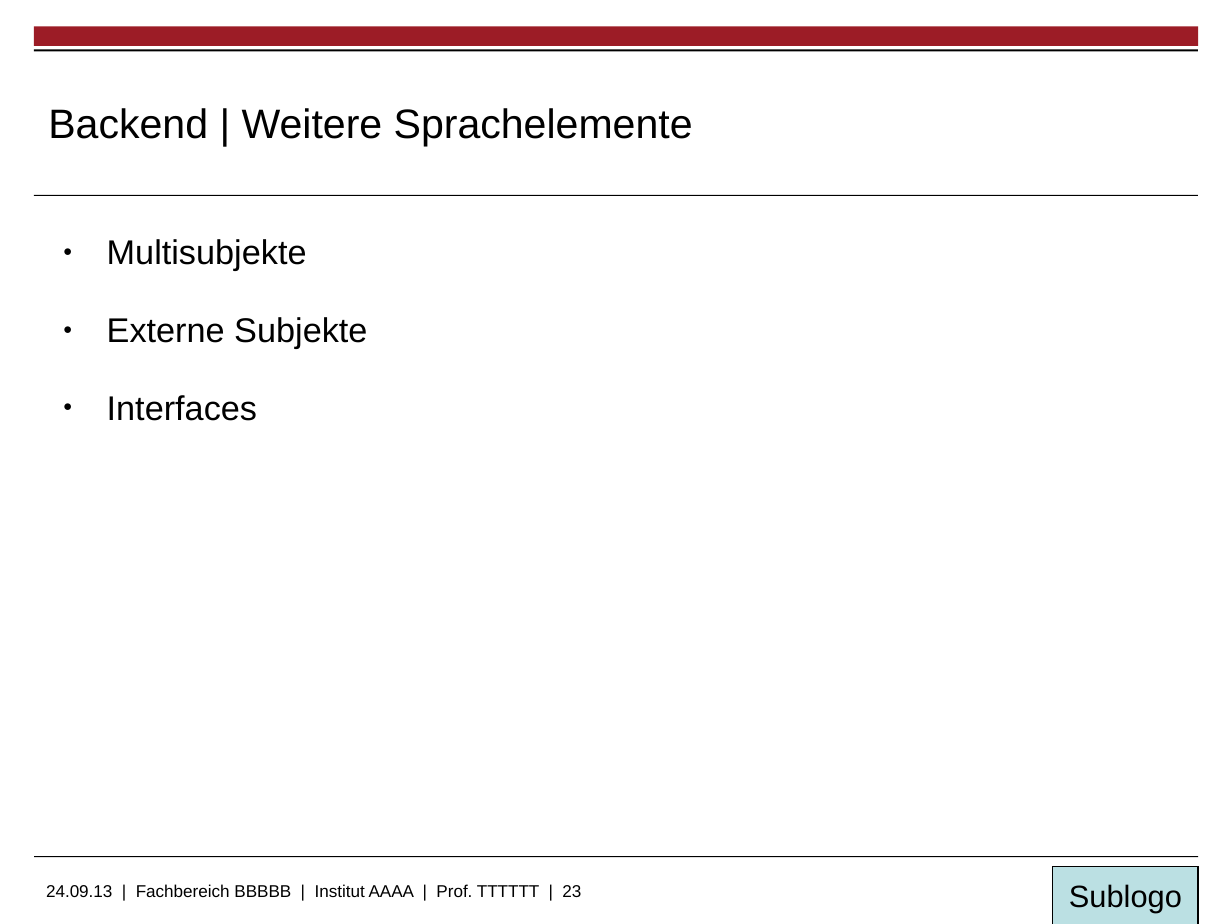
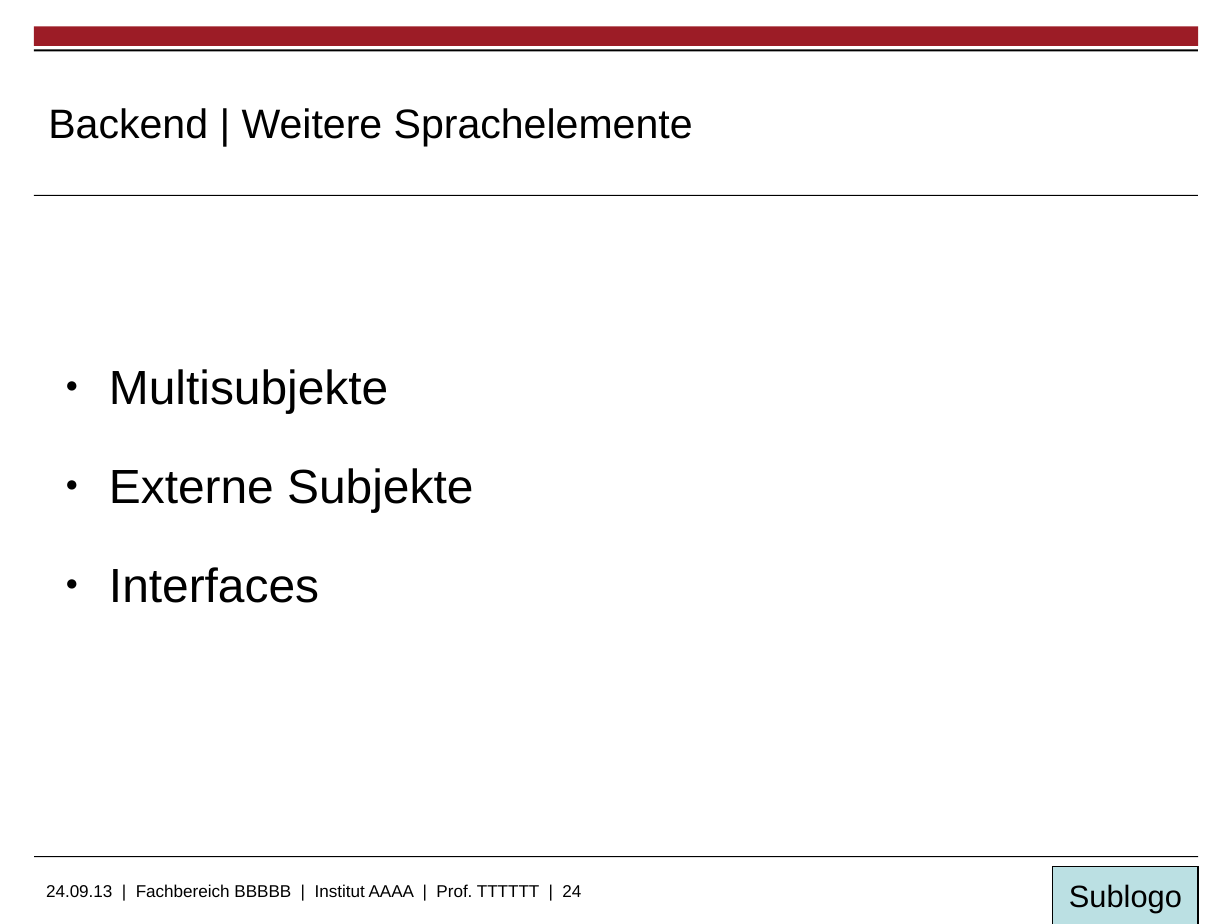
Before and after one commit to LittleCherry722/ServiceHost, a slide deck: slide 24 of Praesentationen/Abschlusspraesentation SS13/Backend.odp (slide 23 before the commit). Drawn at 1232x924 pixels with LibreOffice and Linux fonts; fonts in the diff are those of the drawing; background and template pictures are left out. Boxes give left, top, right and bottom in pixels: in the first picture for what was removed or moved away, otherwise in the second. Text is boxed around its words. In the diff, an @@ line names an element or a change of style, - is before the commit and + after.

Commit message:
Backend slides update

```diff
--- a/Praesentationen/Abschlusspraesentation SS13/Backend.odp
+++ b/Praesentationen/Abschlusspraesentation SS13/Backend.odp
@@ text "Multisubjekte": place and size @@
-text "Multisubjekte" at bbox=[107, 239, 367, 421]
+text "Multisubjekte" at bbox=[109, 369, 473, 603]
@@ text "Multisubjekte" at bbox=[109, 369, 473, 603]: size 20 to 28 pt @@
@@ text at bbox=[46, 884, 581, 897]: text changed @@
-24.09.13 | Fachbereich BBBBB | Institut AAAA | Prof. TTTTTT | 23
+24.09.13 | Fachbereich BBBBB | Institut AAAA | Prof. TTTTTT | 24
```
Also in this commit, not shown: 6 other slides changed, 1 slide added.
